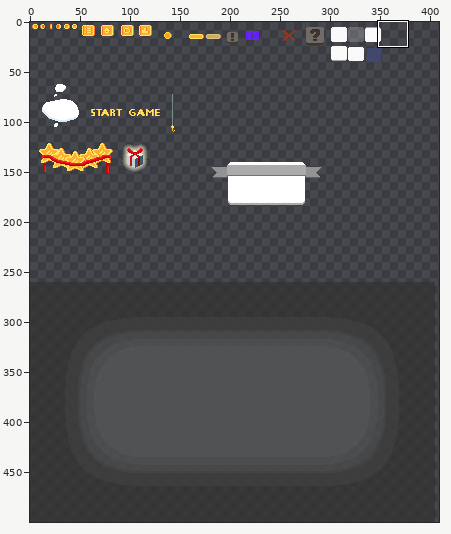
Two states of a sprite sheet, Assets/Sprites/Интерфейс.png. The picture above shows the old version from afar; the outline marks the close-up.
Close-up. As it was:
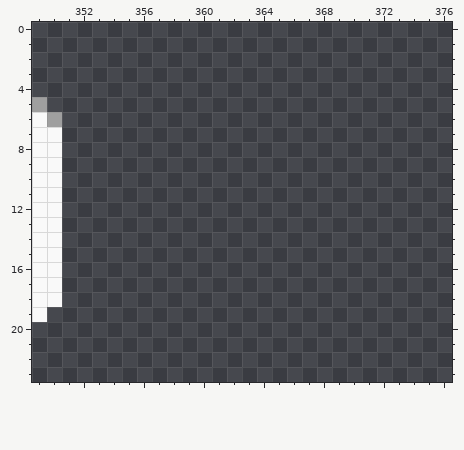
The file is 500x500 pixels. Pixels under 10% opacity are left out. Colours within 5 levels of each other are drawn and written as one. Shown: x 349..376, y 0..23. The wide view leaves out empty margins.
Now the later version:
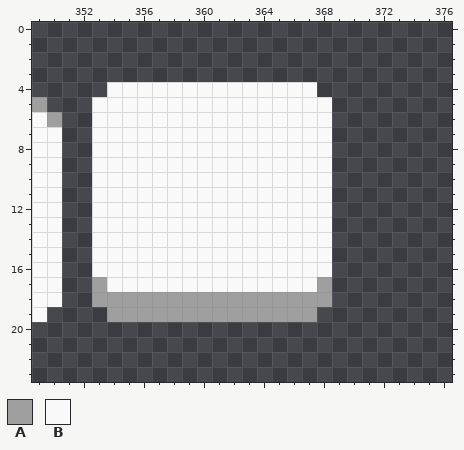
Palette (. is transparent): A #9f9f9f  B #f9f9f9
Change:
{"y":4,"x":354,"old":"..............","new":"BBBBBBBBBBBBBB"}
{"y":5,"x":353,"old":"................","new":"BBBBBBBBBBBBBBBB"}
{"y":6,"x":353,"old":"................","new":"BBBBBBBBBBBBBBBB"}
{"y":7,"x":353,"old":"................","new":"BBBBBBBBBBBBBBBB"}
{"y":8,"x":353,"old":"................","new":"BBBBBBBBBBBBBBBB"}
{"y":9,"x":353,"old":"................","new":"BBBBBBBBBBBBBBBB"}
{"y":10,"x":353,"old":"................","new":"BBBBBBBBBBBBBBBB"}
{"y":11,"x":353,"old":"................","new":"BBBBBBBBBBBBBBBB"}
{"y":12,"x":353,"old":"................","new":"BBBBBBBBBBBBBBBB"}
{"y":13,"x":353,"old":"................","new":"BBBBBBBBBBBBBBBB"}
{"y":14,"x":353,"old":"................","new":"BBBBBBBBBBBBBBBB"}
{"y":15,"x":353,"old":"................","new":"BBBBBBBBBBBBBBBB"}
{"y":16,"x":353,"old":"................","new":"BBBBBBBBBBBBBBBB"}
{"y":17,"x":353,"old":"................","new":"ABBBBBBBBBBBBBBA"}
{"y":18,"x":353,"old":"................","new":"AAAAAAAAAAAAAAAA"}
{"y":19,"x":354,"old":"..............","new":"AAAAAAAAAAAAAA"}
{"label":"added","picture_box":[92,82,332,322]}
